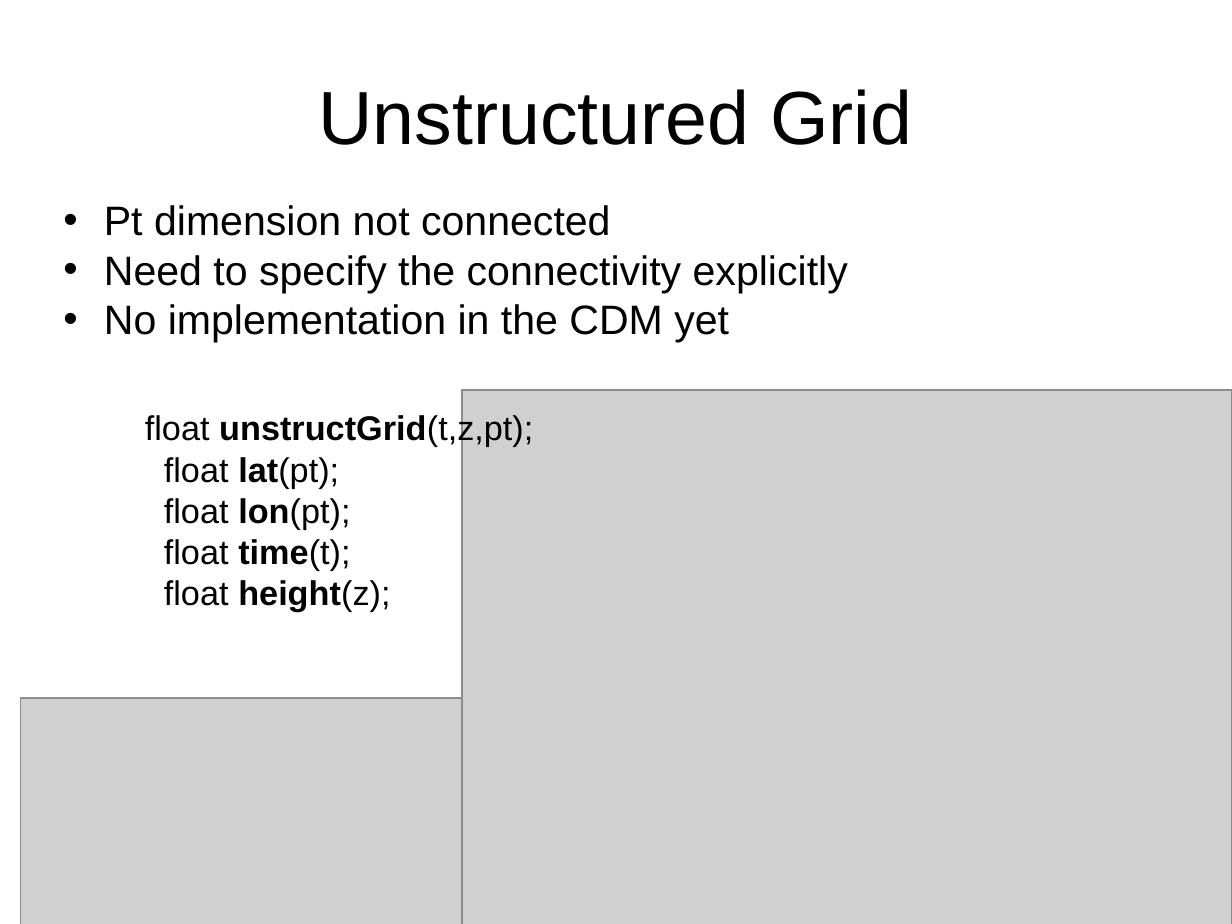
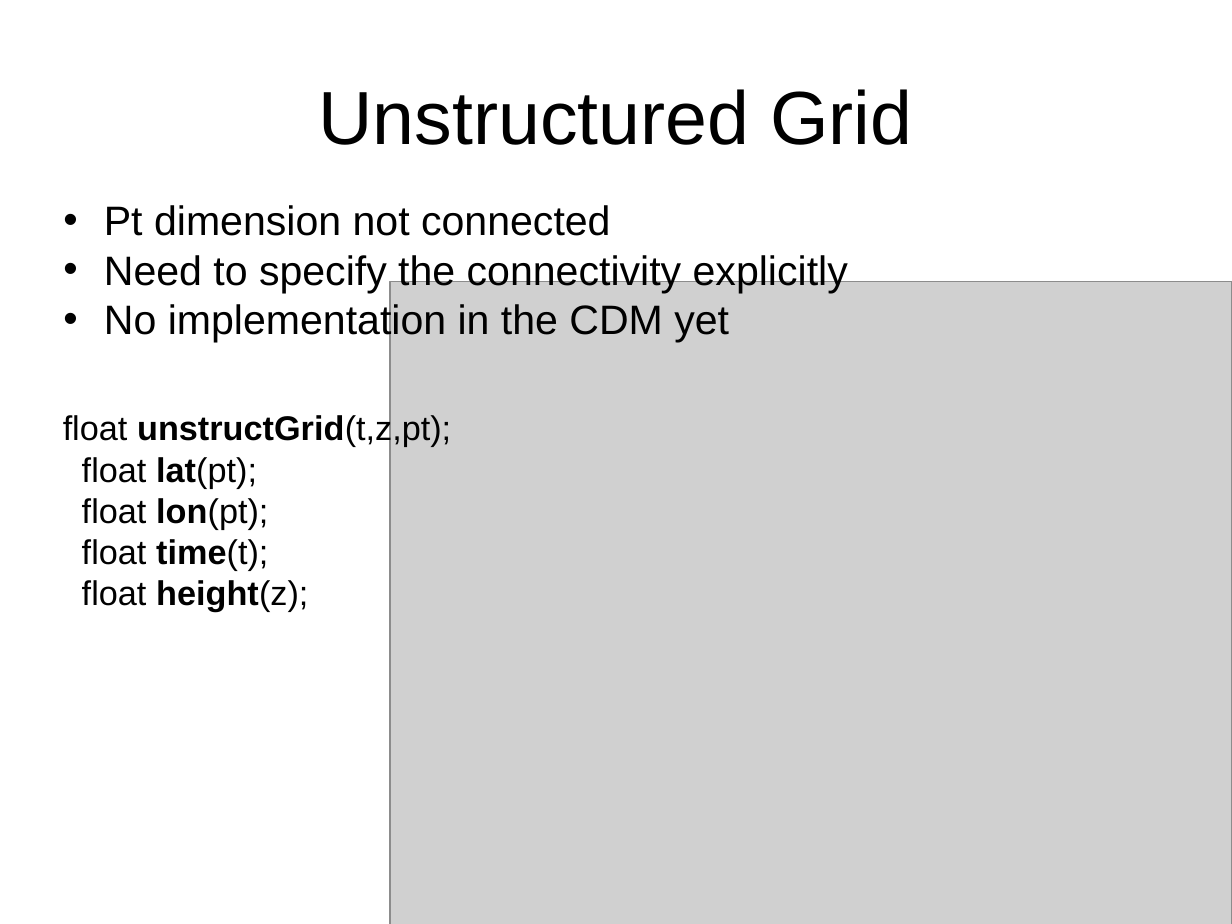
Before and after one commit to ooici-eoi/THREDDS, a slide deck: slide 36 of docs/web/netcdf-java/site/tutorial/CDMoverview.ppt (slide 37 before the commit). Drawn at 1232x924 pixels with LibreOffice and Linux fonts; fonts in the diff are those of the drawing; grey boxes stand for pictures; background and template pictures are left out. Boxes give left, top, right and bottom in pixels: in the first picture for what was removed or moved away, otherwise in the second. Text is boxed around its words. In the diff, an @@ line names an element or a change of style, - is before the commit and + after.

```diff
--- a/docs/web/netcdf-java/site/tutorial/CDMoverview.ppt
+++ b/docs/web/netcdf-java/site/tutorial/CDMoverview.ppt
@@ picture: place and size @@
-picture at bbox=[462, 391, 1232, 924]
+picture at bbox=[391, 282, 1232, 924]
@@ text "float unstructGrid(t,z,pt);": place and size @@
-text "float unstructGrid(t,z,pt);" at bbox=[145, 413, 533, 611]
+text "float unstructGrid(t,z,pt);" at bbox=[63, 413, 451, 611]
@@ picture removed at bbox=[21, 699, 462, 924] @@
```
Also in this commit, not shown: 4 other slides changed, 3 slides added, 7 slides removed, 33 other files.
